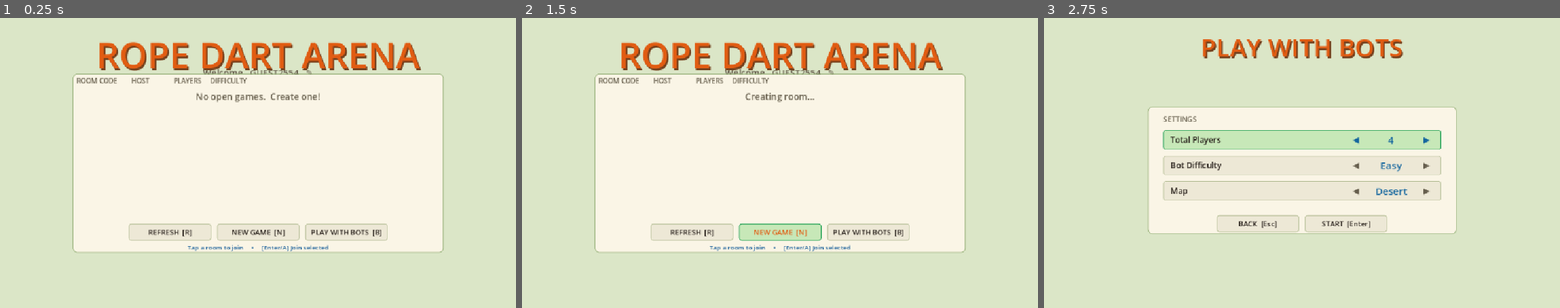
Above: before the commit, frames 1-3 (left to right).
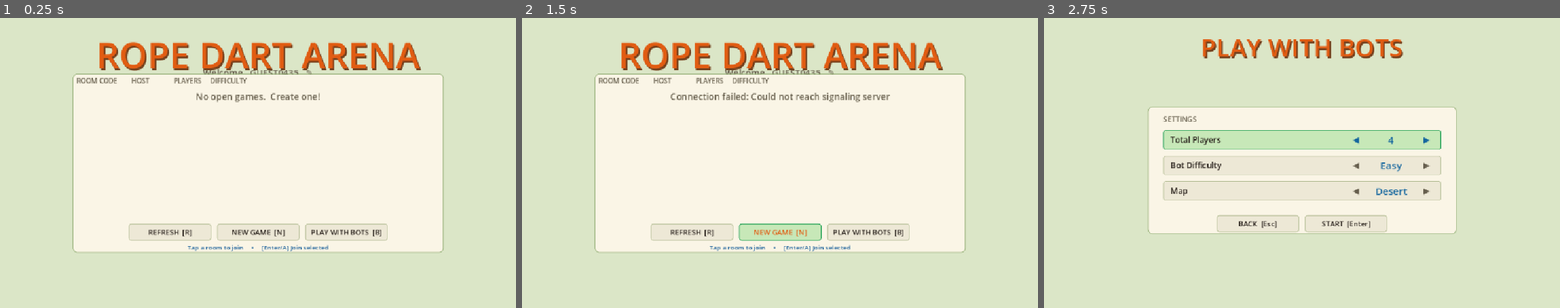
Above: after the commit, the same moments.

Repository: haotsai101/ropedart-arena
Game: Godot game, scene res://scenes/lobby.tscn
Two runs of this game, one before a commit and one after it. Both use one fixed random seed, a clock stepped at 60 frames per second and the inputs below.
Inputs:
- Up to frame 1 (0.25 s): no input
- Up to frame 2 (1.5 s): click "NEW GAME [N]" at 0.5 s; click "NEW GAME [N]" at 1.25 s
- Up to frame 3 (2.75 s): click "PLAY WITH BOTS [B]" at 2 s

The runs differ from the first frame. In frame 1, less than 0.1% of the frame differs, in the area x 54-58%, y 18-20%; in frame 2, 0.6%, in the area x 28-72%, y 18-30%; in frame 3, nothing differs.

Commit message:
fix: derive guest username from device UID instead of pure random
_generate_guest_username() now seeds its digits from OS.get_unique_id()
(hashed and folded into the existing GUEST#### format/length/charset, the
raw UID is too long and wrong-charset to use directly) instead of
randi(). A reinstall or cleared save on the same device now regenerates
the same guest identity rather than a new random one each time. Falls
back to randi() when get_unique_id() returns empty (documented Godot
behavior on some export targets).

Also re-verified the auto-skip-to-browser and touch-keypad-visibility
logic from the two preceding fixes end to end -- both are correctly
wired with no remaining gap; a device still showing a blocking "Enter
your username" screen with no keyboard is running a build that predates
those commits, not hitting a live bug.

Co-Authored-By: Claude Sonnet 5 <noreply@anthropic.com>
Claude-Session: https://claude.ai/code/session_015zx4Wx2ArBYcV2XAB4BsBr

Diff:
--- a/scripts/lobby.gd
+++ b/scripts/lobby.gd
@@ -220,16 +220,32 @@
 
 ## First-launch placeholder identity — lets a brand-new player start playing
 ## immediately with zero typing (see _ready()'s call site). Format:
-## "GUEST" + a random 4-digit number, e.g. "GUEST4821" -- 9 characters, well
-## under the 16-char max, and built entirely from the A-Z/0-9/_ charset
+## "GUEST" + a 4-digit number, e.g. "GUEST4821" -- 9 characters, well under
+## the 16-char max, and built entirely from the A-Z/0-9/_ charset
 ## _apply_filtered_username() already accepts, so it is guaranteed to pass
 ## the exact same validation a typed name would rather than needing a
-## separate ruleset. The 4-digit suffix (0000-9999) gives 10000 possible
-## names, enough that same-room collisions are rare without resorting to a
-## longer, less readable placeholder. The player can rename anytime via the
-## tappable "Welcome, X ✎" row on the browser screen (_open_username_edit()).
+## separate ruleset.
+##
+## The 4-digit suffix is now DERIVED from OS.get_unique_id() (a cross-platform
+## device/install ID) rather than pure randi() -- so a reinstall or a cleared
+## save on the SAME device reliably regenerates the same guest identity
+## instead of a brand-new random one every time. get_unique_id() itself
+## returns a long (32+ char), platform-encoded string that doesn't fit this
+## 4-digit/charset shape, so it's never used raw: String.hash() folds it down
+## to an int, absi() + `% 10000` reduces that to the same 0000-9999 suffix
+## range the previous randi()-based version produced, so format/length/
+## charset are all unchanged -- only the SOURCE of the digits changed from
+## random to device-derived. hash() is a pure function of its input, so
+## calling this repeatedly on the same device yields the same suffix every
+## time (verified via a headless probe, see test_username_onboarding.gd).
+## Falls back to randi() when get_unique_id() is unavailable (returns "" on
+## some platforms, e.g. web export) so those installs don't all collide on
+## the same digest. The player can rename anytime via the tappable
+## "Welcome, X ✎" row on the browser screen (_open_username_edit()).
 func _generate_guest_username() -> String:
-	return "GUEST%04d" % (randi() % 10000)
+	var uid: String = OS.get_unique_id()
+	var seed_val: int = uid.hash() if uid != "" else randi()
+	return "GUEST%04d" % (absi(seed_val) % 10000)
 
 
 ## Reopens the shared username-entry screen (_build_username_screen()) but
--- a/tests/test_username_onboarding.gd
+++ b/tests/test_username_onboarding.gd
@@ -67,9 +67,13 @@
 
 ## A: fresh launch (no saved username) skips straight to "browser" with an
 ## auto-generated placeholder name that passes the existing charset/length
-## validation -- no typing required.
+## validation -- no typing required. Task #41: the digits are now derived
+## from OS.get_unique_id() (device-stable) rather than randi() (re-randomized
+## every call), so this also checks the SAME device produces a consistent/
+## repeatable name across multiple calls instead of a fresh random one each
+## time -- the format itself ("GUEST" + 4 digits) is unchanged from before.
 func _test_fresh_launch_auto_generates() -> void:
-	var label := "A: fresh launch auto-generates a valid guest username and skips to browser"
+	var label := "A: fresh launch auto-generates a valid, device-derived guest username and skips to browser"
 	# Simulate "no saved username" WITHOUT touching disk -- UsernameManager
 	# .has_username() only reads the in-memory `username` var.
 	UsernameManager.username = ""
@@ -86,11 +90,18 @@
 	var format_ok: bool = regex.search(name_now) != null
 	var len_ok: bool = name_now.length() >= 2 and name_now.length() <= 16
 
-	if screen_ok and format_ok and len_ok:
-		_pass(label, "screen=%s username=%s" % [lobby._screen, name_now])
-	else:
-		any_failure = true
-		print("[username onboarding test] %s: FAIL -- screen=%s username='%s' (format_ok=%s len_ok=%s)" % [label, lobby._screen, name_now, format_ok, len_ok])
+	# Determinism: calling the generator again directly (same device, same
+	# OS.get_unique_id()) must reproduce the SAME suffix, not a new random one
+	# -- this is the actual behavior change under test in #41.
+	var repeat1: String = lobby._generate_guest_username()
+	var repeat2: String = lobby._generate_guest_username()
+	var deterministic_ok: bool = repeat1 == repeat2 and repeat1 == name_now
+
+	if screen_ok and format_ok and len_ok and deterministic_ok:
+		_pass(label, "screen=%s username=%s (repeat1=%s repeat2=%s)" % [lobby._screen, name_now, repeat1, repeat2])
+	else:
+		any_failure = true
+		print("[username onboarding test] %s: FAIL -- screen=%s username='%s' (format_ok=%s len_ok=%s deterministic_ok=%s repeat1=%s repeat2=%s)" % [label, lobby._screen, name_now, format_ok, len_ok, deterministic_ok, repeat1, repeat2])
 
 	lobby.queue_free()
 	await get_tree().process_frame
